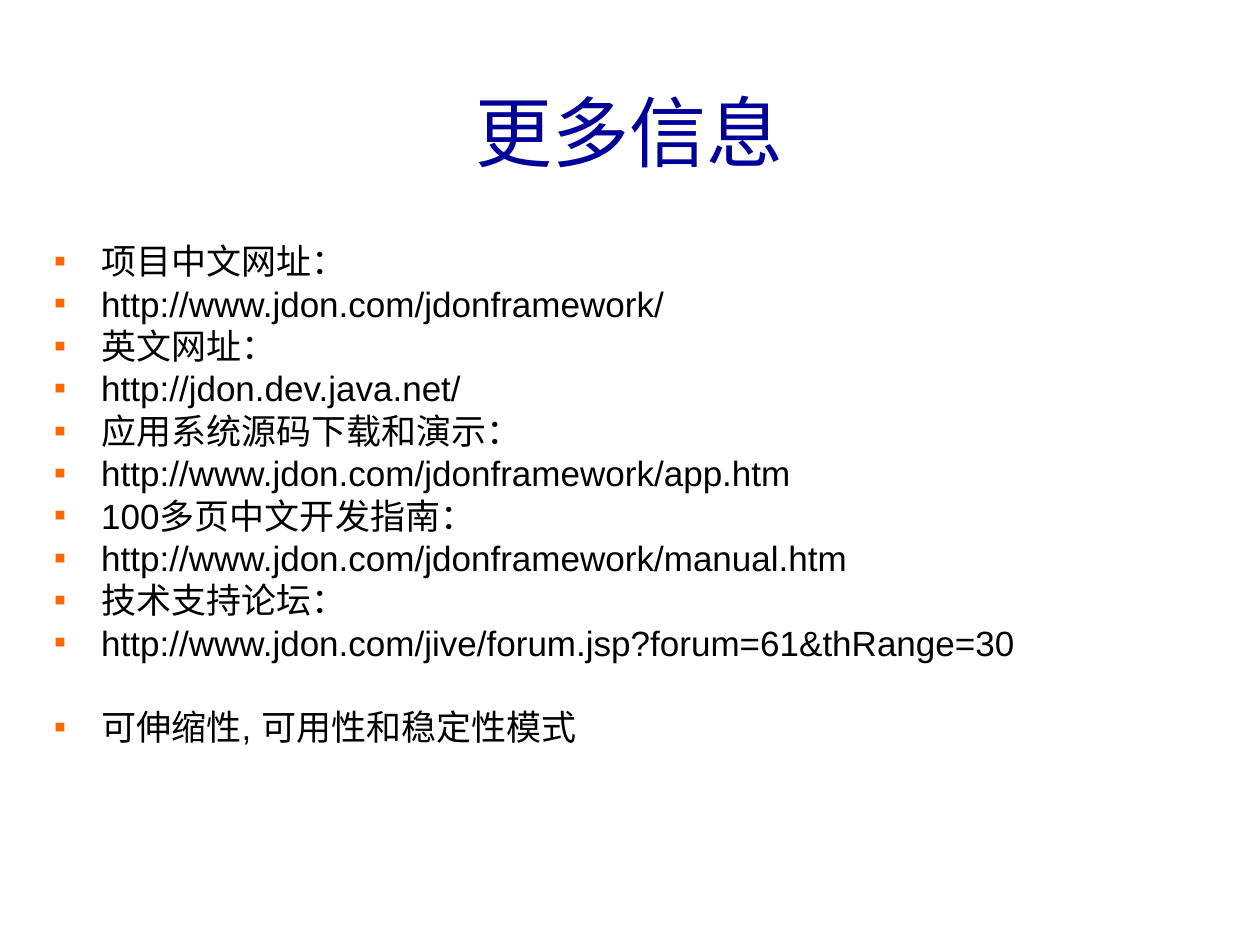
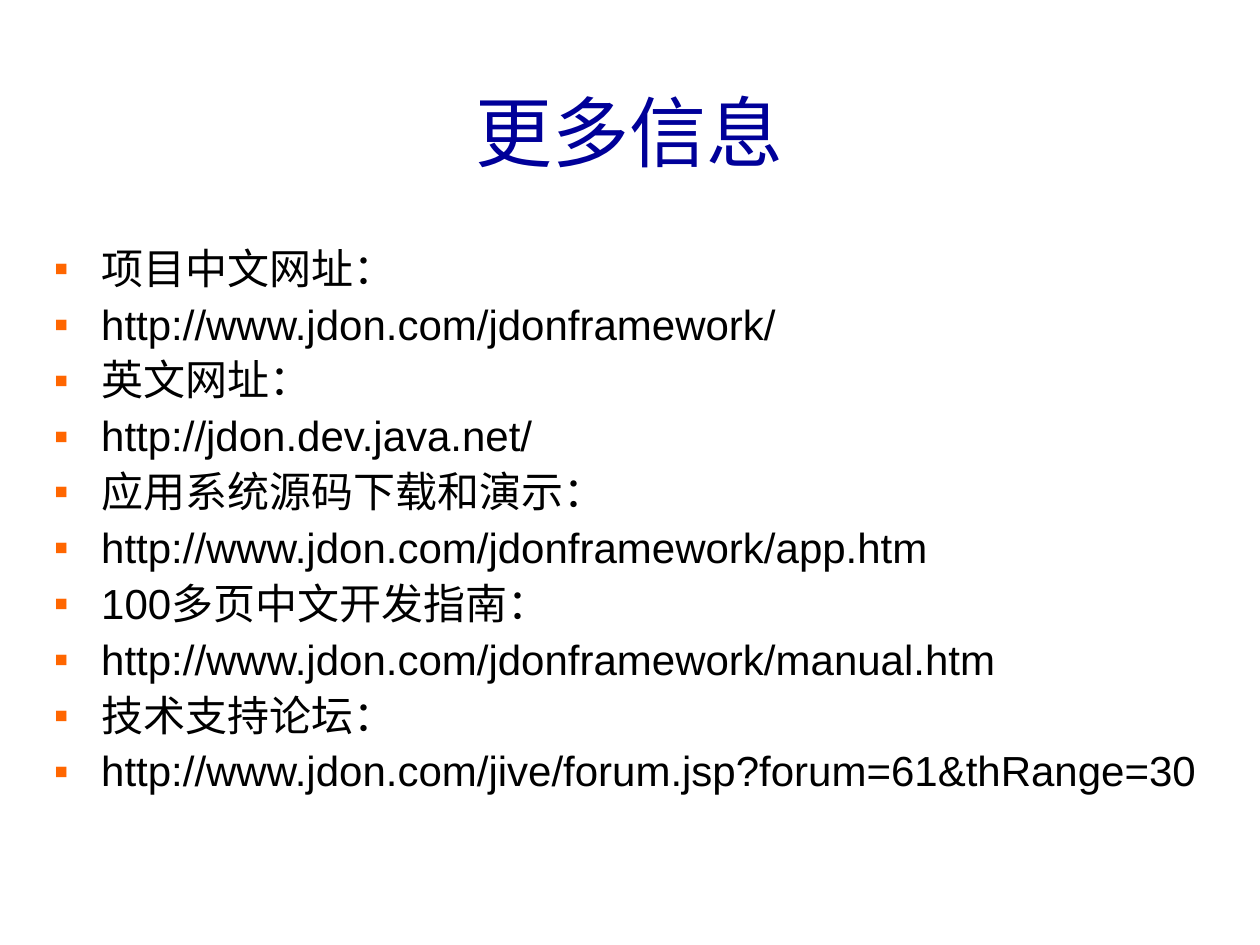
Before and after one commit to banq/jdonframework, a slide deck: slide 71 of doc/chinese/JdonFramework.ppt. Drawn at 1260x945 pixels with LibreOffice and Linux fonts; fonts in the diff are those of the drawing; background and template pictures are left out. Boxes give left, top, right and bottom in pixels: in the first picture for what was removed or moved away, otherwise in the second. Text is boxed around its words. In the diff, an @@ line names an element or a change of style, - is before the commit and + after.

```diff
--- a/doc/chinese/JdonFramework.ppt
+++ b/doc/chinese/JdonFramework.ppt
@@ text "项目中文网址：" at <box>101,248,1196,795</box>: size 20 to 24 pt; line spacing 0.8 to 0.9; more space between paragraphs @@
@@ text at <box>101,710,576,745</box>: paragraph removed @@
-▪ 可伸缩性, 可用性和稳定性模式
```
Also in this commit, not shown: 3 other slides changed, 19 other files.
